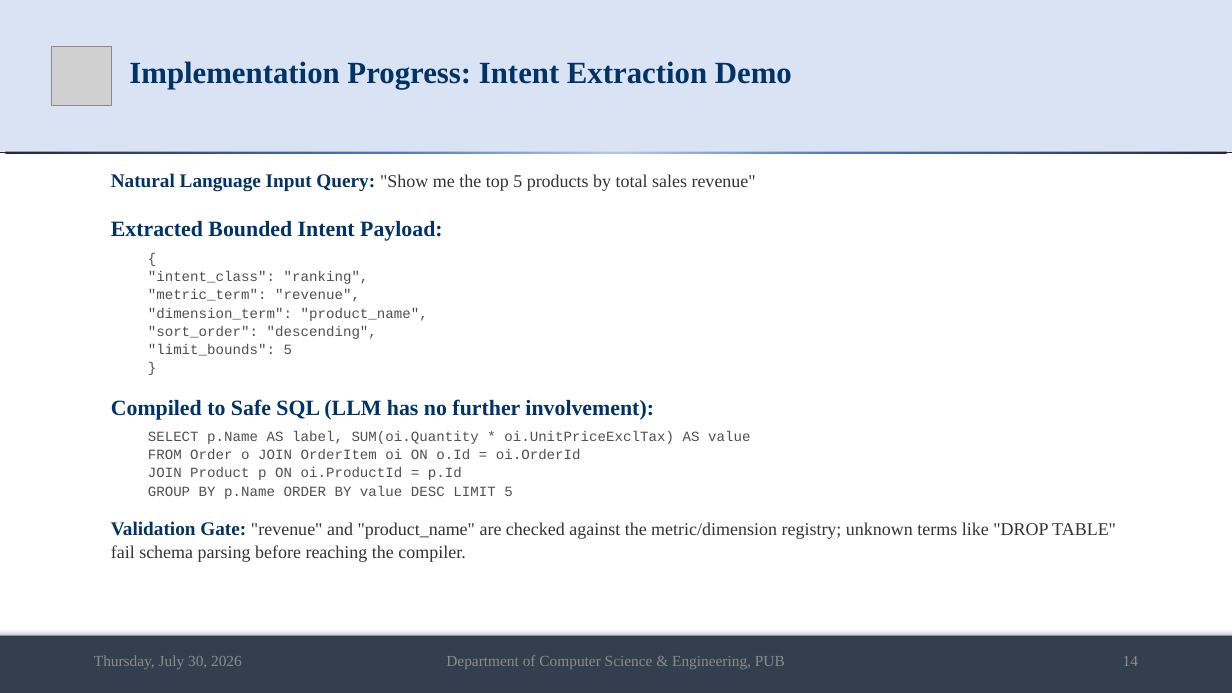
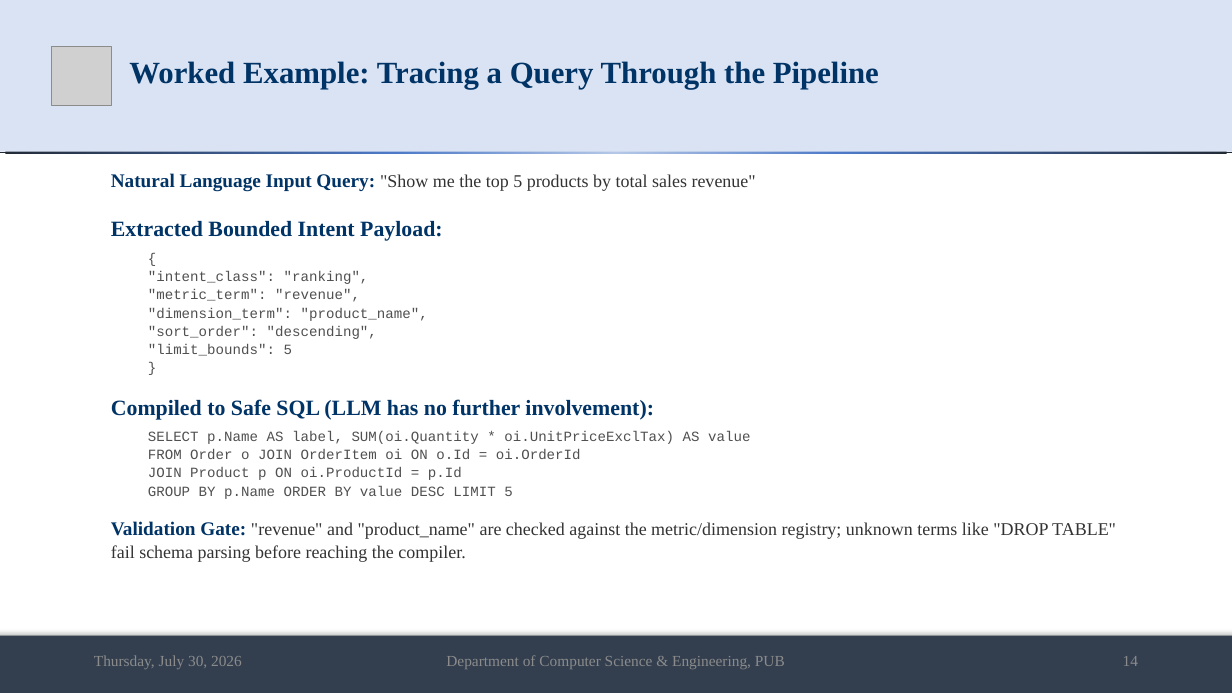
Before and after one commit to md-riaz/AEGIS-Research, a slide deck: slide 14 of docs/scripts/Md_Riaz_Mid_Defense_Final_0322310105101024.pptx. Drawn at 1232x693 pixels with LibreOffice and Linux fonts; fonts in the diff are those of the drawing; grey boxes stand for pictures. Boxes give left, top, right and bottom in pixels: in the first picture for what was removed or moved away, otherwise in the second. Text is boxed around its words. In the diff, an @@ line names an element or a change of style, - is before the commit and + after.

```diff
--- a/docs/scripts/Md_Riaz_Mid_Defense_Final_0322310105101024.pptx
+++ b/docs/scripts/Md_Riaz_Mid_Defense_Final_0322310105101024.pptx
@@ title at bbox=[129, 61, 879, 89]: text changed @@
-Implementation Progress: Intent Extraction Demo
+Worked Example: Tracing a Query Through the Pipeline
```
Also in this commit, not shown: 1 other slide changed, 3 other files.
